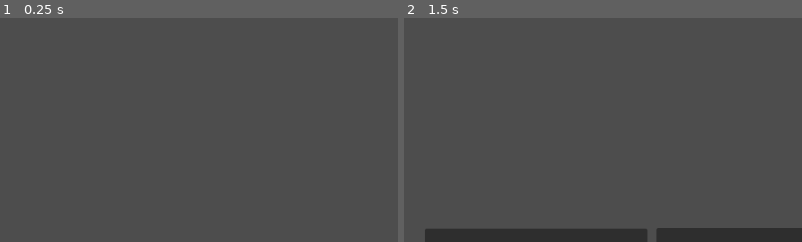
Above: before the commit, frames 1-2 (left to right).
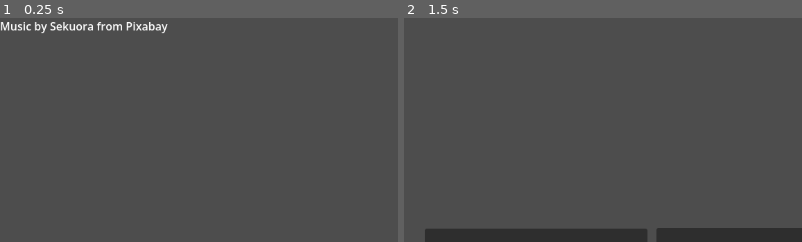
Above: after the commit, the same moments.

Repository: pakized/dancing-in-the-wild-west
Game: Godot game, scene res://Scenes/Menu/credits.tscn
Same seed, same stepped clock (60 frames per second), same inputs: the game is played once before the commit and once after it. This scene is started directly instead of the project's main scene.
Inputs:
- Up to frame 1 (0.25 s): no input
- Up to frame 2 (1.5 s): tap Enter at 0.5 s; hold A (moveRight) 0.53-1.25 s; click "go back" at 1.25 s
The pictures show only the part of the screen within x 0-50%, y 0-50%; the shares and areas given below are measured in that part.

The runs differ from the first frame. In frame 1, 0.9% of the frame differs, in the area x 0-43%, y 1-7%; in frame 2, nothing differs.

Commit message:
add music

Diff:
--- a/Scenes/Menu/credits.tscn
+++ b/Scenes/Menu/credits.tscn
@@ -15,6 +15,7 @@
 layout_mode = 0
 offset_right = 1150.0
 offset_bottom = 647.0
+text = "Music by Sekuora from Pixabay"
 
 [node name="Button3" type="Button" parent="." unique_id=2005017653]
 offset_left = 800.0
--- a/Scenes/game.tscn
+++ b/Scenes/game.tscn
@@ -4,6 +4,7 @@
 [ext_resource type="PackedScene" uid="uid://bir1x55tbxt2a" path="res://Scenes/player.tscn" id="1_ebmjs"]
 [ext_resource type="Script" uid="uid://b2wrbstjtq0fv" path="res://Scripts/Game/keysShown.gd" id="2_qxrlw"]
 [ext_resource type="PackedScene" uid="uid://4iq83j5nk4xo" path="res://Scenes/Explosion.tscn" id="4_3dryh"]
+[ext_resource type="AudioStream" uid="uid://gfixbo4p745o" path="res://Assets/Audio/sekuora-under-the-sea-240787.mp3" id="5_wowpa"]
 
 [node name="Game" type="Node2D" unique_id=1694810960]
 script = ExtResource("1_3dryh")
@@ -37,3 +38,8 @@
 offset_top = 20.0
 offset_right = 190.0
 offset_bottom = 72.0
+
+[node name="Music" type="AudioStreamPlayer2D" parent="." unique_id=1891650839]
+stream = ExtResource("5_wowpa")
+autoplay = true
+bus = &"Music"
--- /dev/null
+++ b/default_bus_layout.tres
@@ -0,0 +1,15 @@
+[gd_resource type="AudioBusLayout" format=3 uid="uid://mxnn7mb4w68r"]
+
+[resource]
+bus/1/name = &"Music"
+bus/1/solo = false
+bus/1/mute = false
+bus/1/bypass_fx = false
+bus/1/volume_db = -6.2510104
+bus/1/send = &"Master"
+bus/2/name = &"Effect"
+bus/2/solo = false
+bus/2/mute = false
+bus/2/bypass_fx = false
+bus/2/volume_db = 0.0
+bus/2/send = &"Master"
Not shown, added: Assets/Audio/sekuora-under-the-sea-240787.mp3.import
Not shown, added: Assets/Audio/sekuora-under-the-sea-240787.mp3
